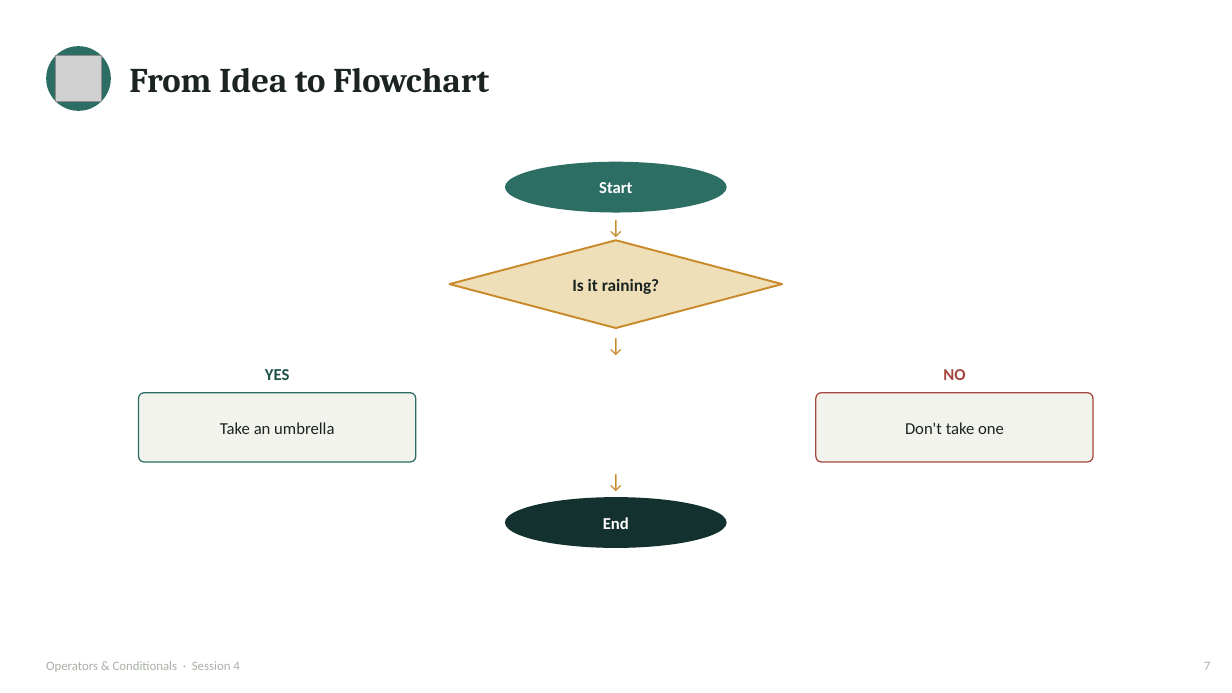
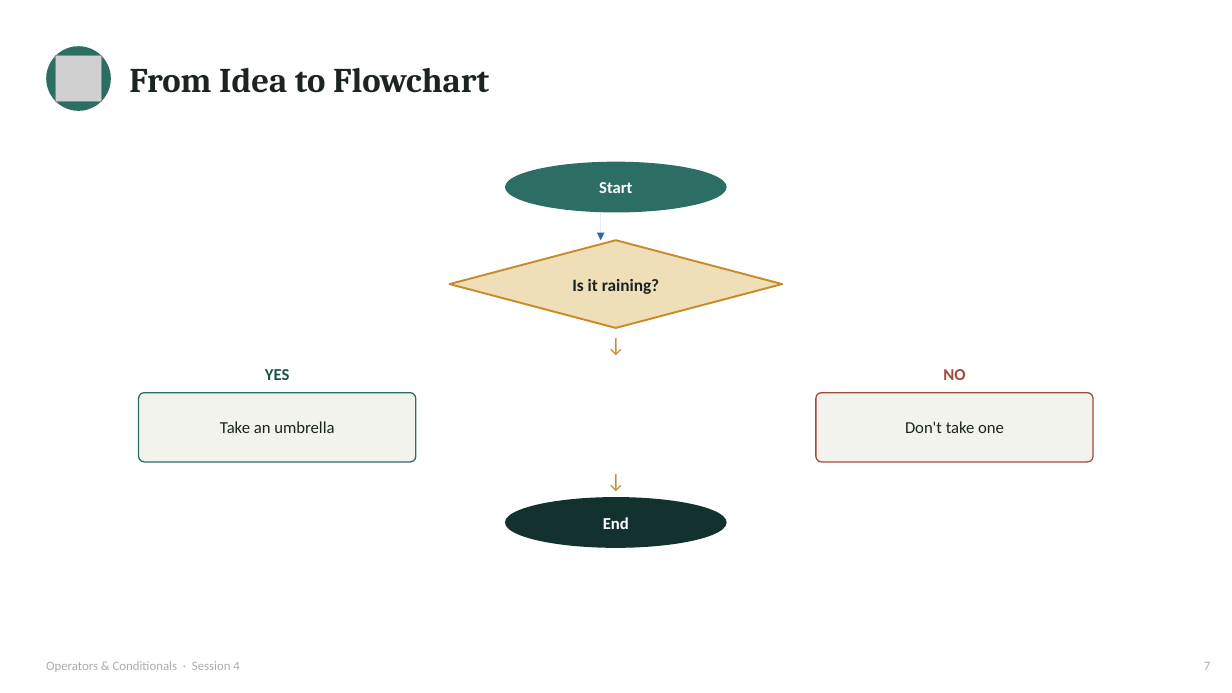
Before and after one commit to waseem-development/ai-ml-course, a slide deck: slide 29 of slides/3_session4_operators_conditionals.pptx (slide 7 before the commit). Drawn at 1232x693 pixels with LibreOffice and Linux fonts; fonts in the diff are those of the drawing; grey boxes stand for pictures. Boxes give left, top, right and bottom in pixels: in the first picture for what was removed or moved away, otherwise in the second. Text is boxed around its words. In the diff, an @@ line names an element or a change of style, - is before the commit and + after.

```diff
--- a/slides/3_session4_operators_conditionals.pptx
+++ b/slides/3_session4_operators_conditionals.pptx
@@ arrow added from (601, 208) to (601, 240), #3465A4 0 pt @@
@@ text removed at [570,213,663,240] @@
-↓
```
Also in this commit, not shown: 41 other slides changed, 7 slides added, 5 other files.
